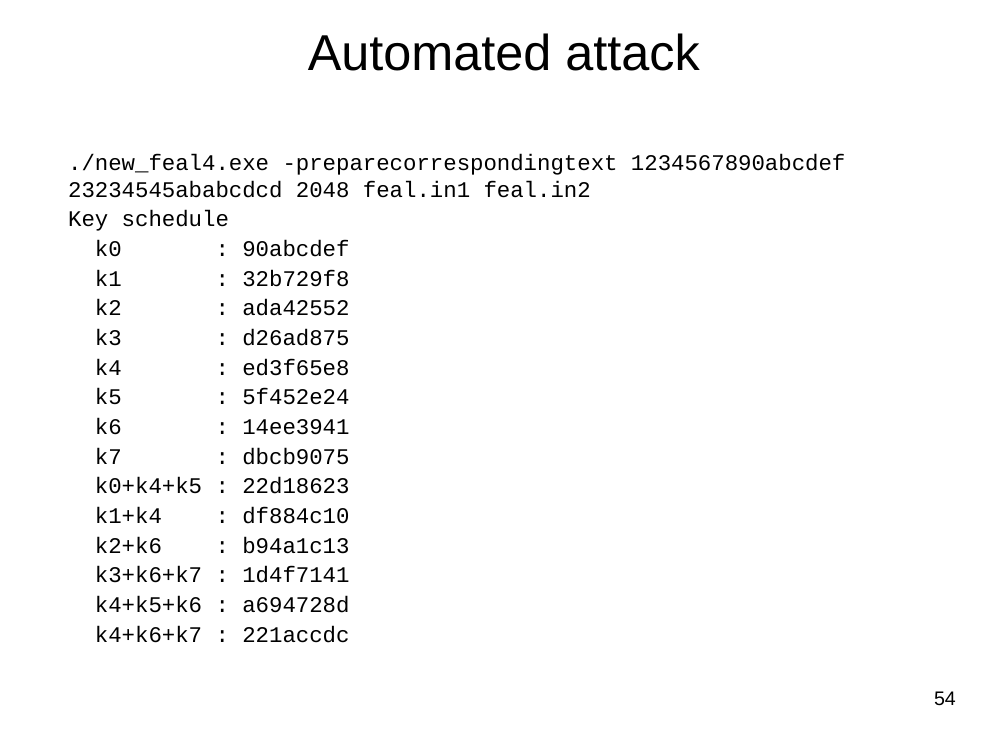
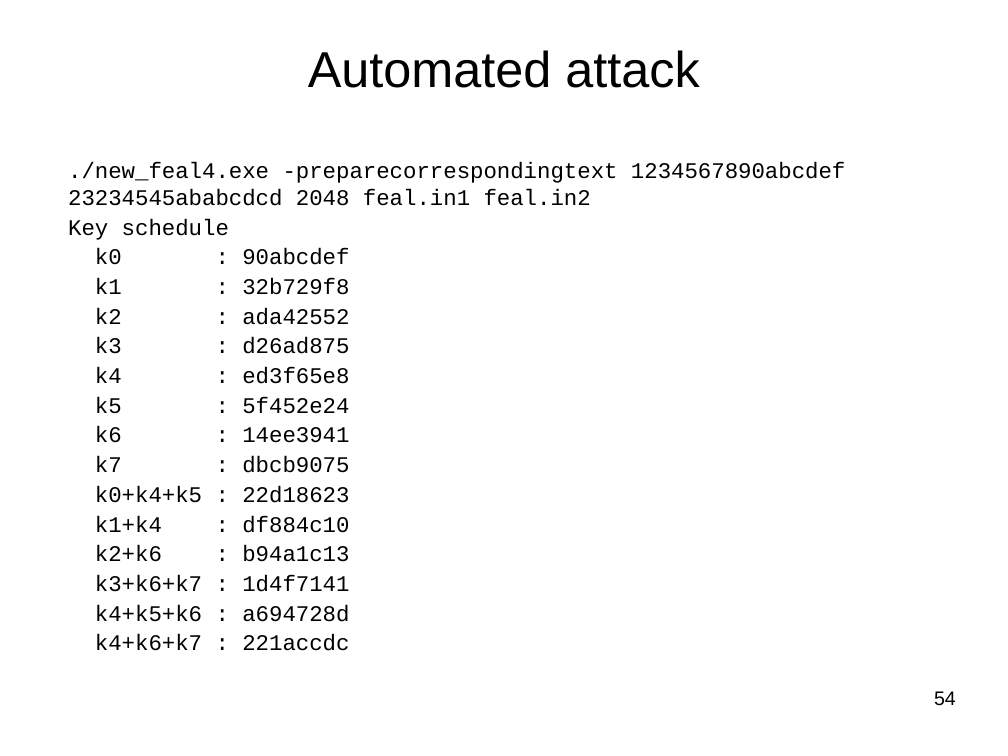
Before and after one commit to jlmucb/class_notes, a slide deck: slide 54 of BerkeleyClass/CS290Spring2013/Lectures/Cryptoclass4.pptx. Drawn at 1008x756 pixels with LibreOffice and Linux fonts; fonts in the diff are those of the drawing. Boxes give left, top, right and bottom in pixels: in the first picture for what was removed or moved away, otherwise in the second. Text is boxed around its words. In the diff, an @@ line names an element or a change of style, - is before the commit and + after.

```diff
--- a/BerkeleyClass/CS290Spring2013/Lectures/Cryptoclass4.pptx
+++ b/BerkeleyClass/CS290Spring2013/Lectures/Cryptoclass4.pptx
@@ title "Automated attack": place and size @@
-title "Automated attack" at [308,33,699,71]
+title "Automated attack" at [308,50,699,88]
@@ text "./new_feal4.exe -preparecorrespondingtext 1234567890abcdef 2 ...": place and size @@
-text "./new_feal4.exe -preparecorrespondingtext 1234567890abcdef 2 ..." at [68,154,845,643]
+text "./new_feal4.exe -preparecorrespondingtext 1234567890abcdef 2 ..." at [68,162,845,651]
```
Also in this commit, not shown: 59 other slides changed, 2 other files.
